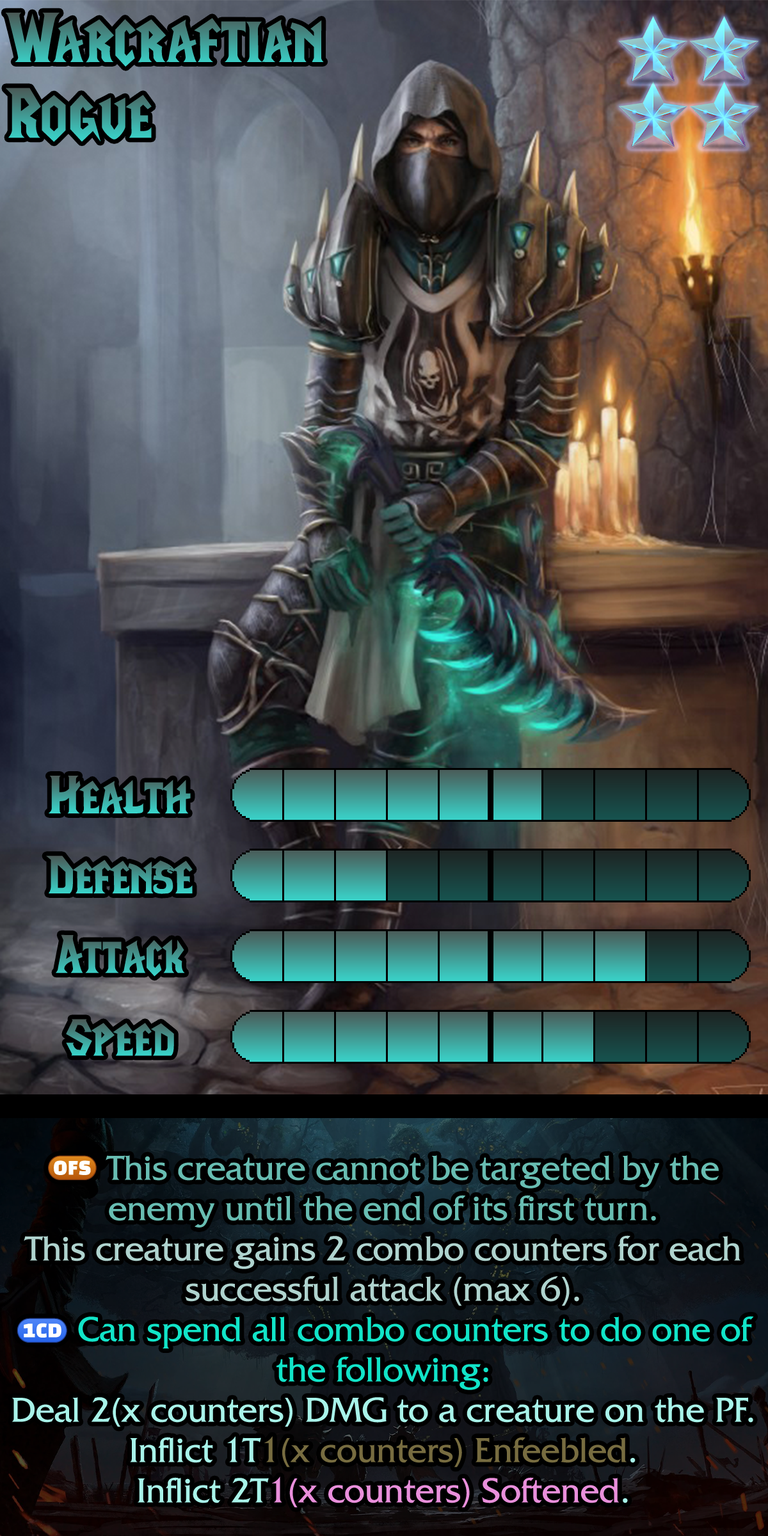
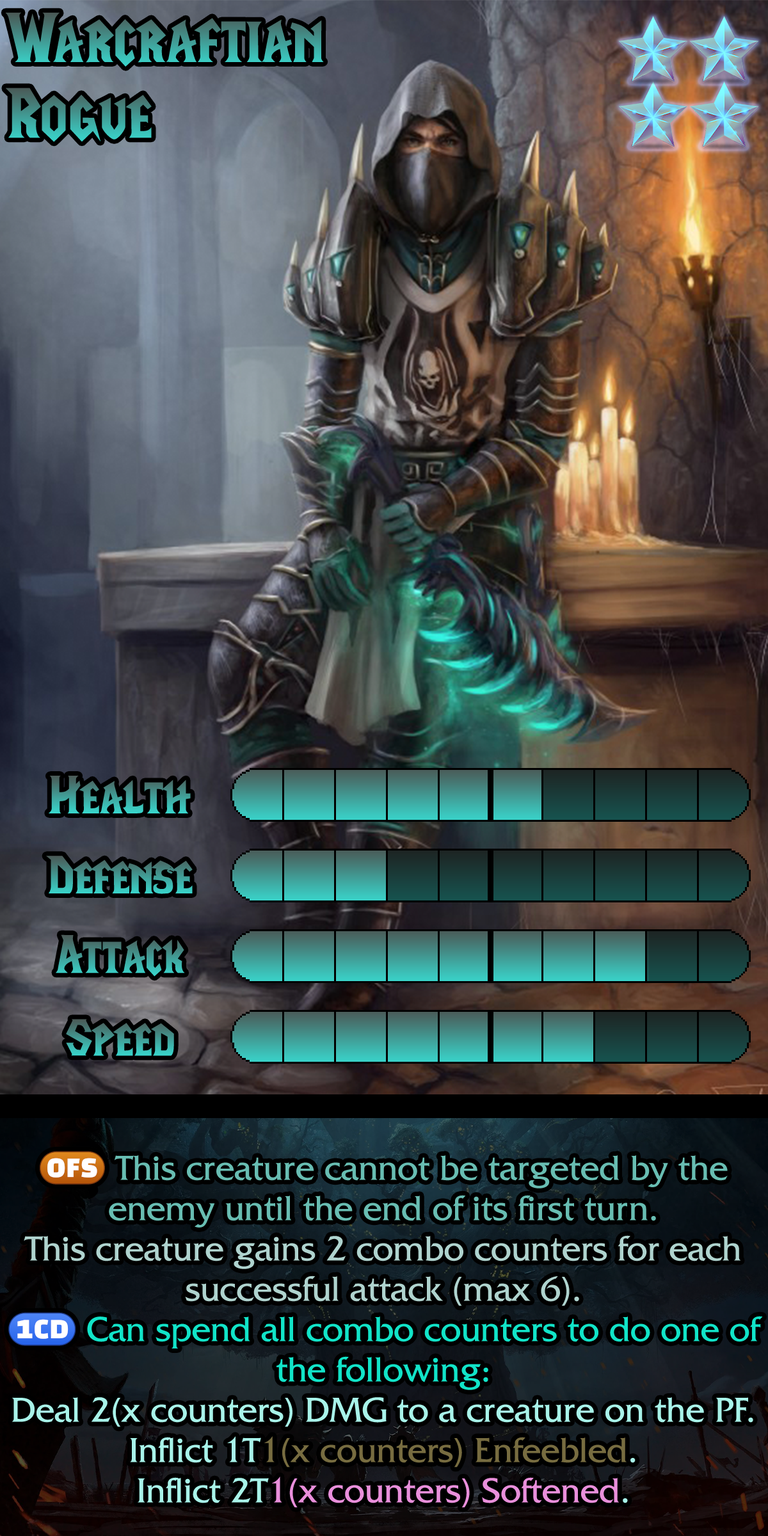
The second w=768, h=1536 image is a revision of the first. Changes to its layers:
painted on "Ability" over [8, 1150, 763, 1349]
